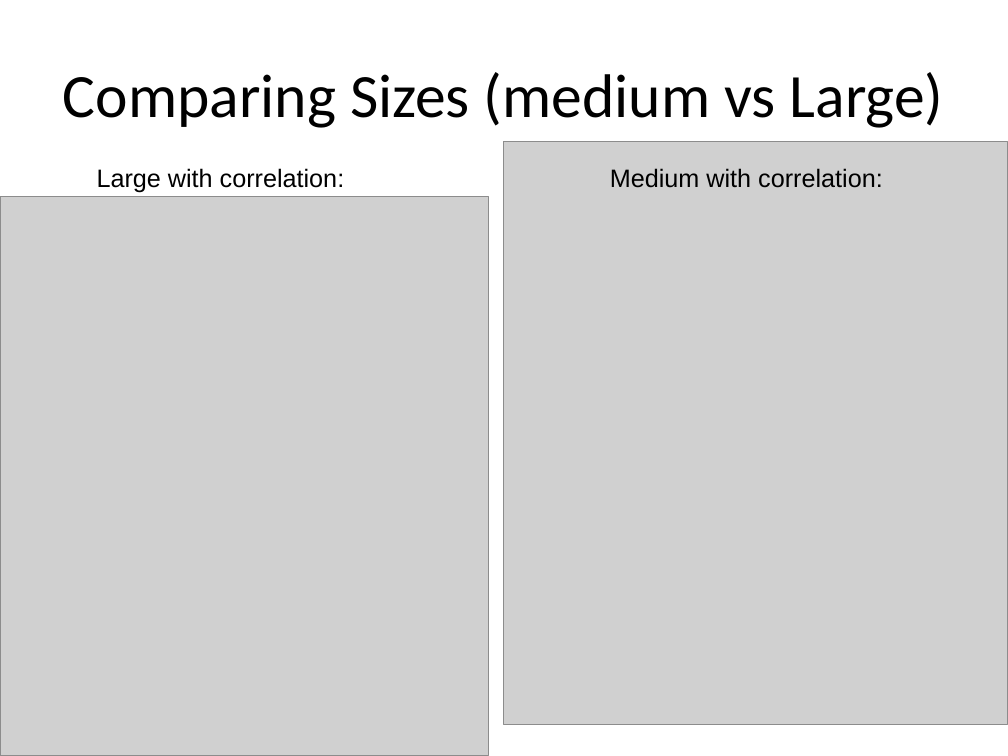
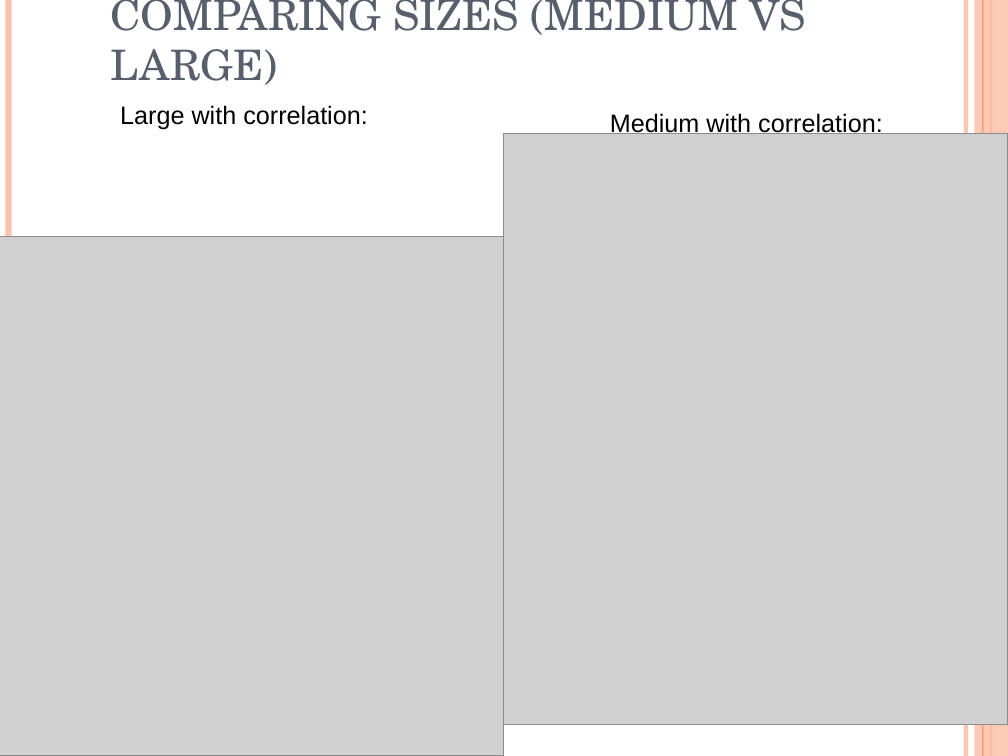
Before and after one commit to putrakoreng/csc384-genetic-algorithms-project, a slide deck: slide 10 of GA_TestBench/Data Files/presentation.ppt. Drawn at 1008x756 pixels with LibreOffice and Linux fonts; fonts in the diff are those of the drawing; grey boxes stand for pictures. Boxes give left, top, right and bottom in pixels: in the first picture for what was removed or moved away, otherwise in the second. Text is boxed around its words. In the diff, an @@ line names an element or a change of style, - is before the commit and + after.

```diff
--- a/GA_TestBench/Data Files/presentation.ppt
+++ b/GA_TestBench/Data Files/presentation.ppt
@@ line added from (8, 0) to (8, 756), #FEC3AE 4.51 pt @@
@@ title "COMPARING SIZES (MEDIUM VS LARGE)" at [111,0,807,85]: vertical alignment middle to bottom @@
@@ title at [111,0,807,85]: text changed; size 44 to 30 pt; font Calibri to TeX Gyre Schola; text colour #000000 to #575F6D @@
-Comparing Sizes (medium vs Large)
+COMPARING SIZES (MEDIUM VS LARGE)
@@ line added from (966, 0) to (966, 756), #FEC3AE 3 pt @@
@@ rectangle added at [975,0,1008,756], fill #FEC3AE at 87% opacity @@
@@ line added from (983, 0) to (983, 756), #FE8637 0.74 pt @@
@@ line added from (991, 0) to (991, 756), #FE8637 1.5 pt @@
@@ text "Large with correlation:": place and size @@
-text "Large with correlation:" at [97,168,345,193]
+text "Large with correlation:" at [120,105,368,130]
@@ text "Medium with correlation:" rewrapped from [610,168,883,188] to [610,113,883,138] @@
@@ picture: place and size @@
-picture at [504,142,1008,725]
+picture at [504,134,1008,725]
@@ picture: place and size @@
-picture at [0,197,488,756]
+picture at [0,236,504,756]
```
Also in this commit, not shown: 11 other slides changed.
